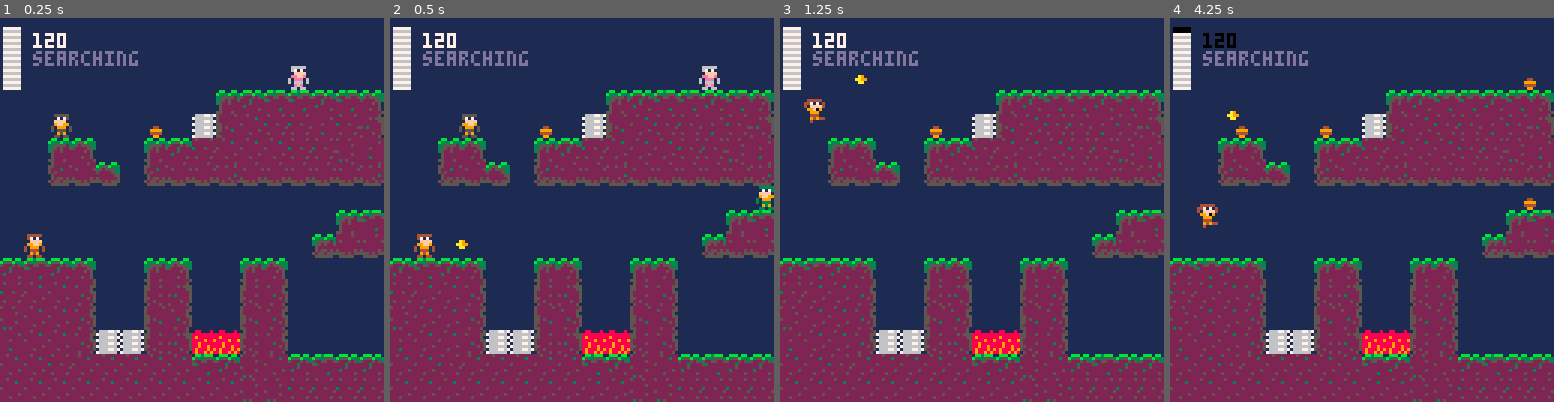
Above: before the commit, frames 1-4 (left to right).
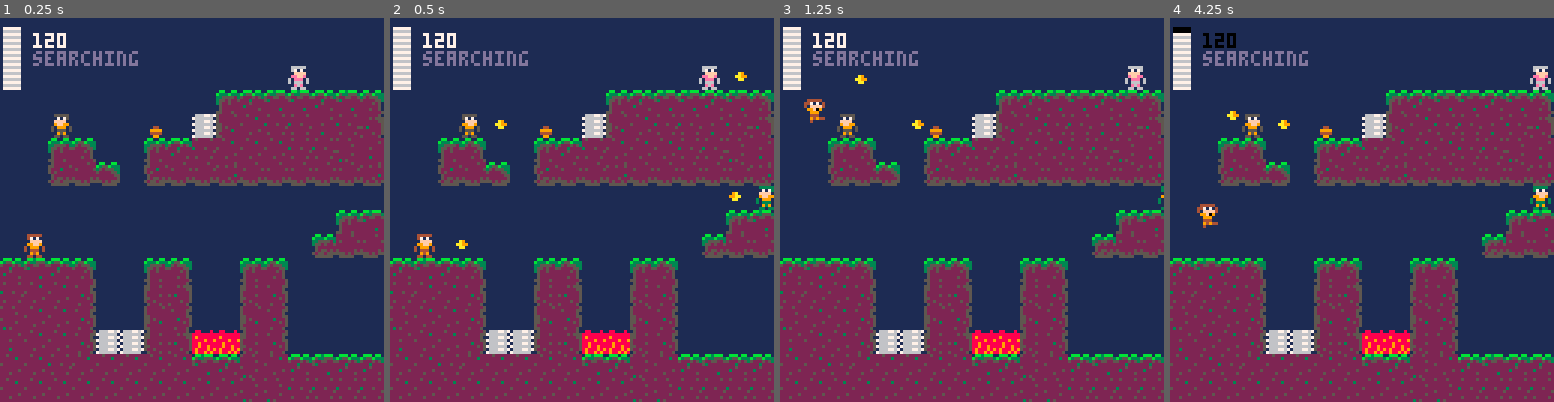
Above: after the commit, the same moments.

Repository: RicoP/picowiese
Game: PICO-8 cartridge violent.p8
Same seed, same stepped clock (60 frames per second), same inputs: the game is played once before the commit and once after it.
Inputs:
- Up to frame 1 (0.25 s): no input
- Up to frame 2 (0.5 s): tap X (X key) at 0.33 s
- Up to frame 3 (1.25 s): tap O (Z key) at 0.7 s; tap X (X key) at 1.07 s
- Up to frame 4 (4.25 s): hold Right 1.6-2.1 s; tap O (Z key) every 0.4 s from 1.7 to 4.1 s; tap X (X key) at 1.85, 2.97, 4.08 s; hold Up 2.15-2.42 s; hold Right 2.47-3.03 s; hold Left 3.08-3.58 s; hold Down 3.63-3.97 s; hold Right from 4.02 s (still down)

Frame 1 is identical in both runs. In frame 2, 0.1% of the frame differs, in the area x 27-93%, y 14-48%; in frame 3, 0.5%; in frame 4, 0.9%, in the area x 17-100%, y 12-50%.

Commit message:
player can be hurt by enemy bullets

Diff:
--- a/violent.p8
+++ b/violent.p8
@@ -510,9 +510,11 @@
   if e.iframes == 0 then
 	  for m in all(entities) do
 	   if m.tile == tile_melon and abs(e.x-m.x) < 6 and abs(e.y-m.y) < 8 then
-	    e.health -= 20
-	    e.iframes = 10
-	    del(entities,m)
+	    if m.player then
+	     e.health -= 20
+	     e.iframes = 10
+	     del(entities,m)
+	    end
 	   end
 	  end
 	 else
@@ -537,6 +539,12 @@
    del(entities,e)
   end
  end
+ if abs(e.x-p1.x) <= 8 and abs(e.y-p1.y) <= 8 then
+  if e.tile == tile_melon and not e.player then
+   hurt_hero(9,p1)
+  end
+ end
+
 end
 
 function create_item(t, x, y)
